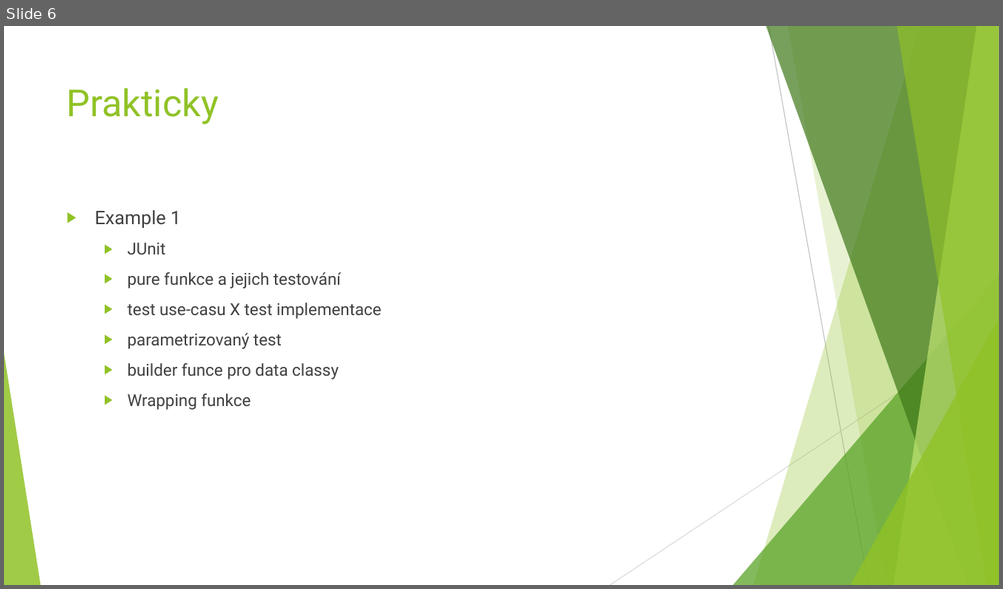
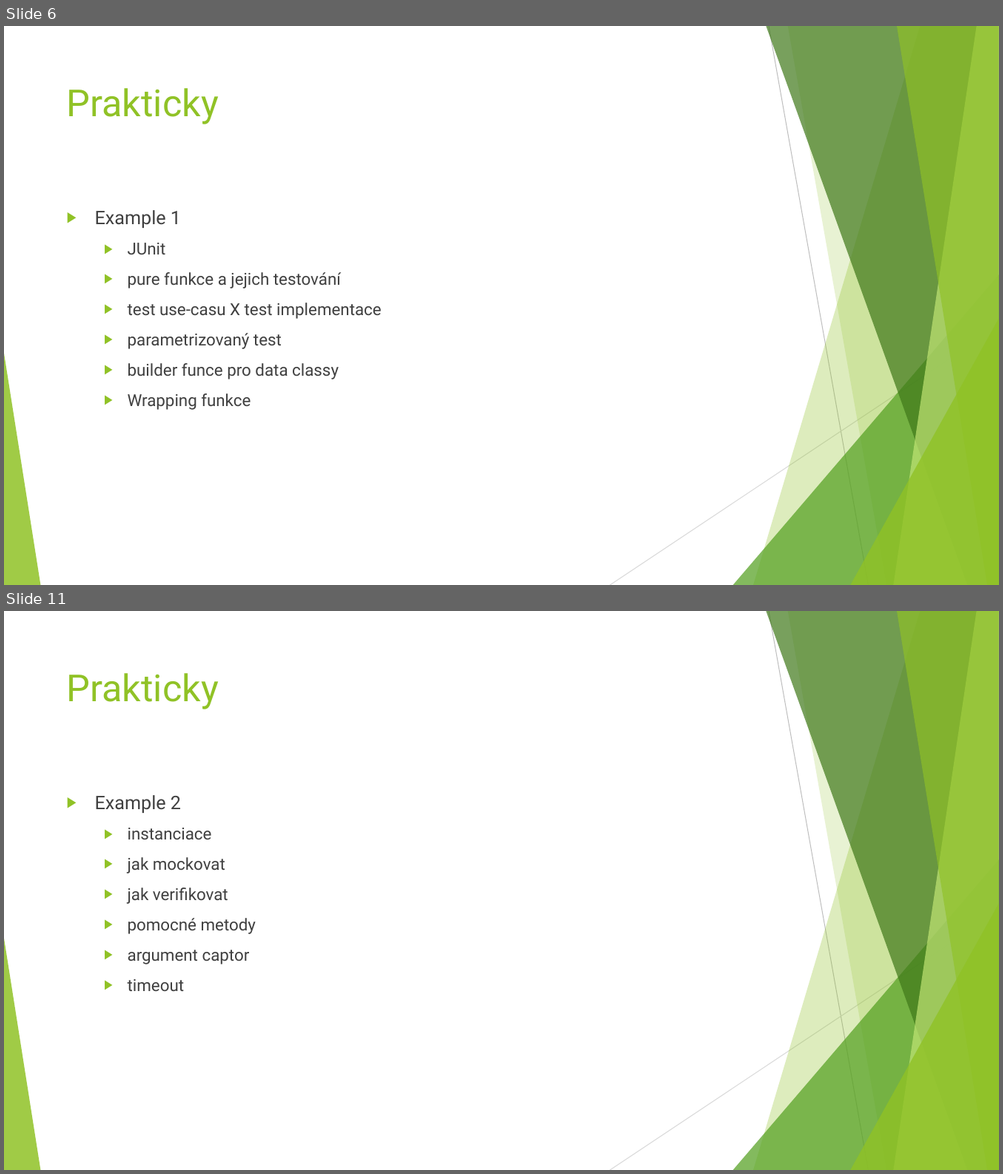
Before and after one commit to linhartJ/about-testing, a slide deck: doc/unit-testing-prezentace.pptx. Shown one above the other, each under a label of ours: slide 6 before the commit, slides 6 and 11 after it; the slides between them are not shown. The pictures are 1003x589 and 1003x1174 pixels, drawn with LibreOffice and Linux fonts; fonts in the diff are those of the drawing. Boxes give left, top, right and bottom in pixels: in the first picture for what was removed or moved away, otherwise in the second. Text is boxed around its words. In the diff, an @@ line names an element or a change of style, - is before the commit and + after.

Commit message:
added examples & exercise for session with mocking

```diff
--- a/doc/unit-testing-prezentace.pptx
+++ b/doc/unit-testing-prezentace.pptx
@@ slide 11 added at bbox=[4, 611, 999, 1170], background #FFFFFF; not listed: 10 template elements that a slide beside it also shows @@
@@ title added at bbox=[67, 673, 219, 709], 36 pt, text #90C226 @@
+Prakticky
@@ text added at bbox=[95, 795, 256, 991], 16 pt, text #404040 @@
+▶ Example 2
+  ▶ instanciace
+  ▶ jak mockovat
+  ▶ jak verifikovat
+  ▶ pomocné metody
+  ▶ argument captor
+  ▶ timeout
```
Also in this commit, not shown: 4 other slides added, 5 other files.
